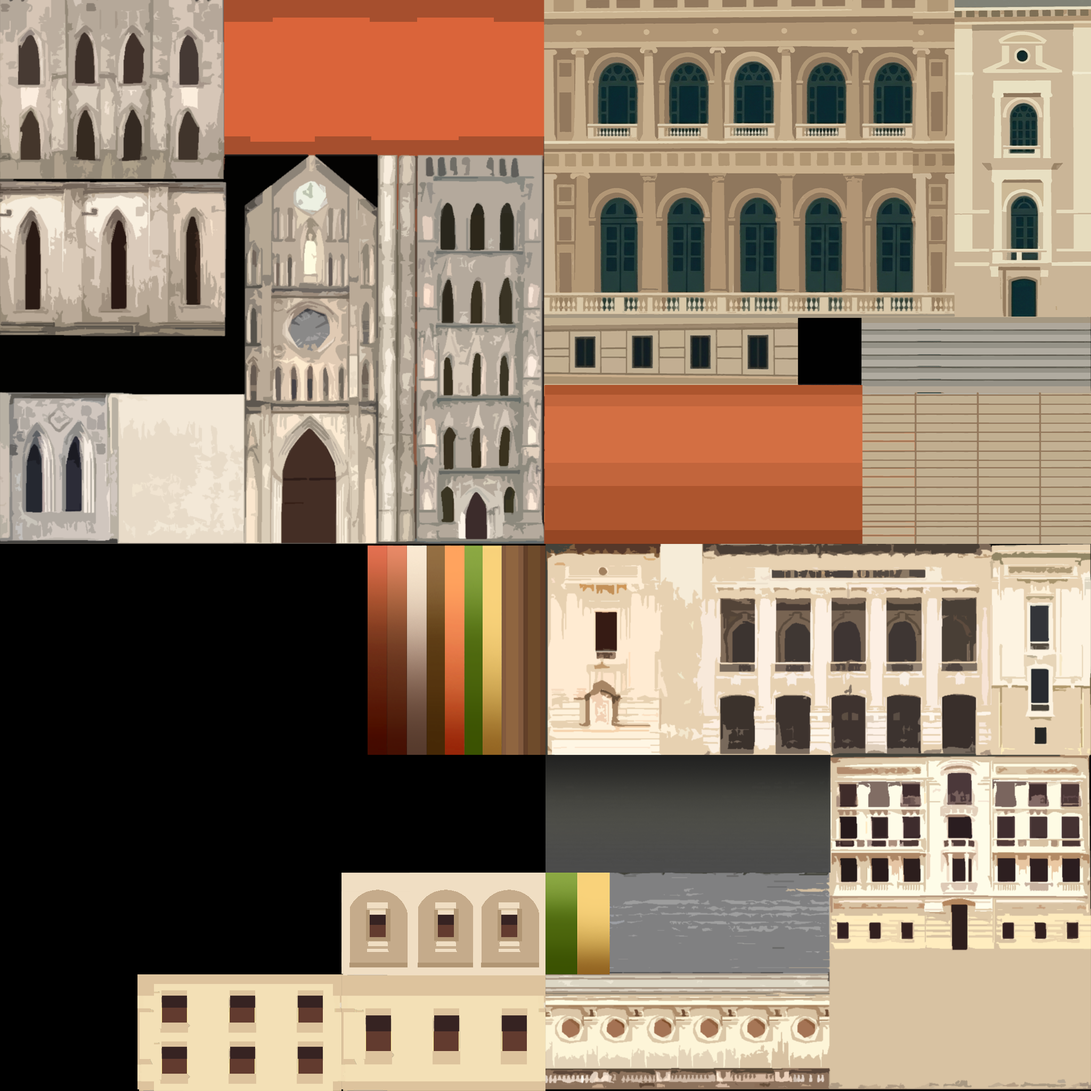
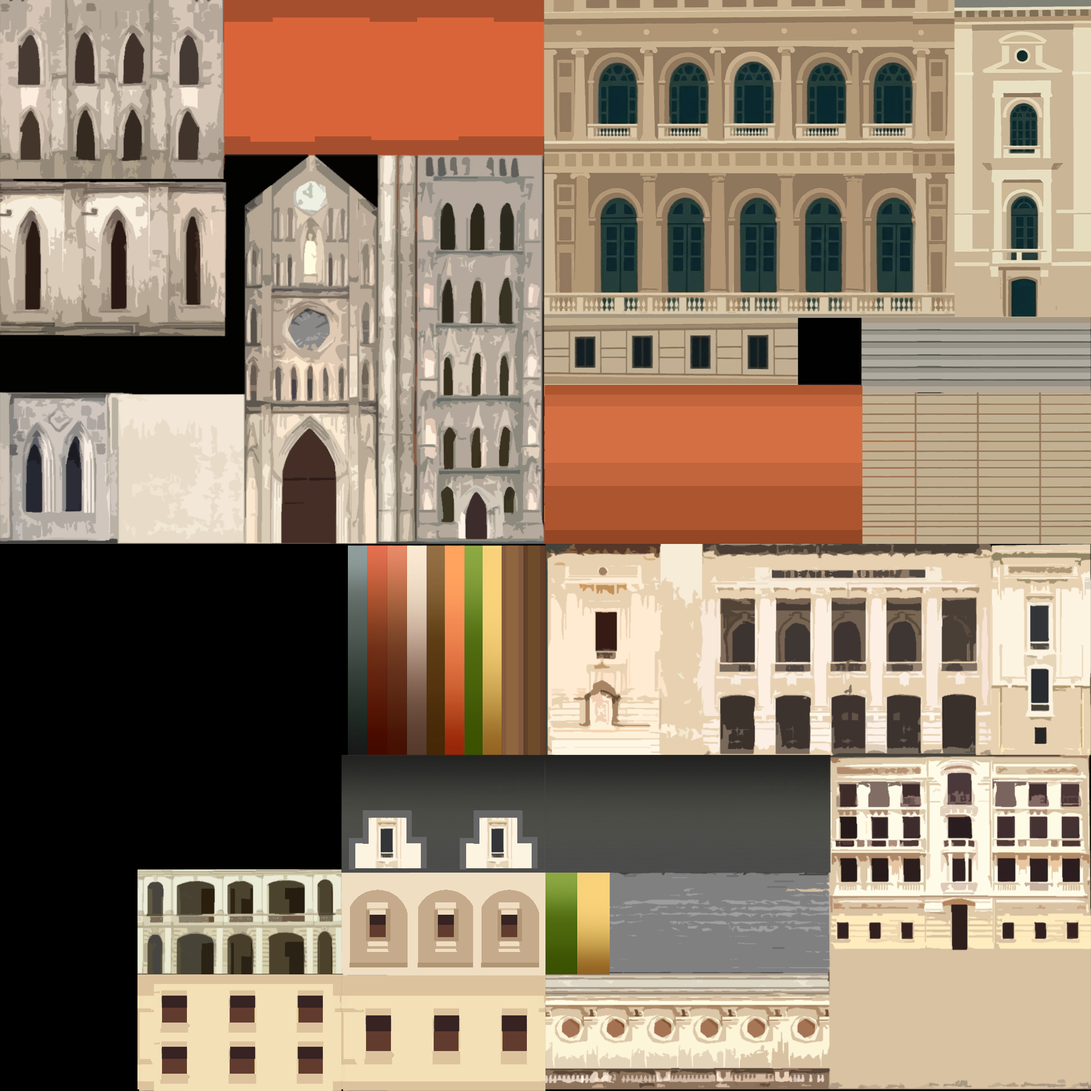
Comparing the layer stacks of the two 1091px x 1091px images. Changes:
added layer "Calque 7 copie" above "Calque 7" over [349, 810, 427, 870]
added layer "Calque 7" above "Groupe 1" over [459, 810, 538, 870]
added layer "Calque 8" above "Calque 5 copie 4" over [137, 869, 342, 975]
added layer "Calque 5 copie 4" above "Calque 5 copie" over [348, 545, 368, 756]
added layer "Calque 3 copie" above "Calque 3" over [341, 755, 546, 873]
